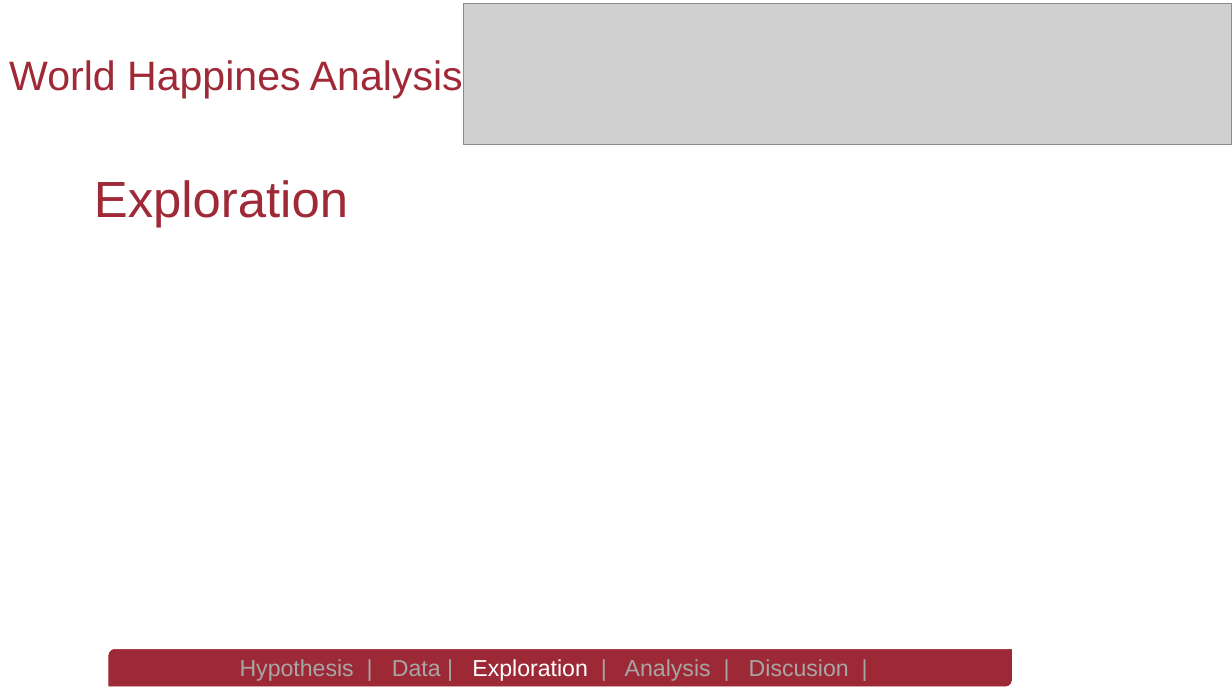
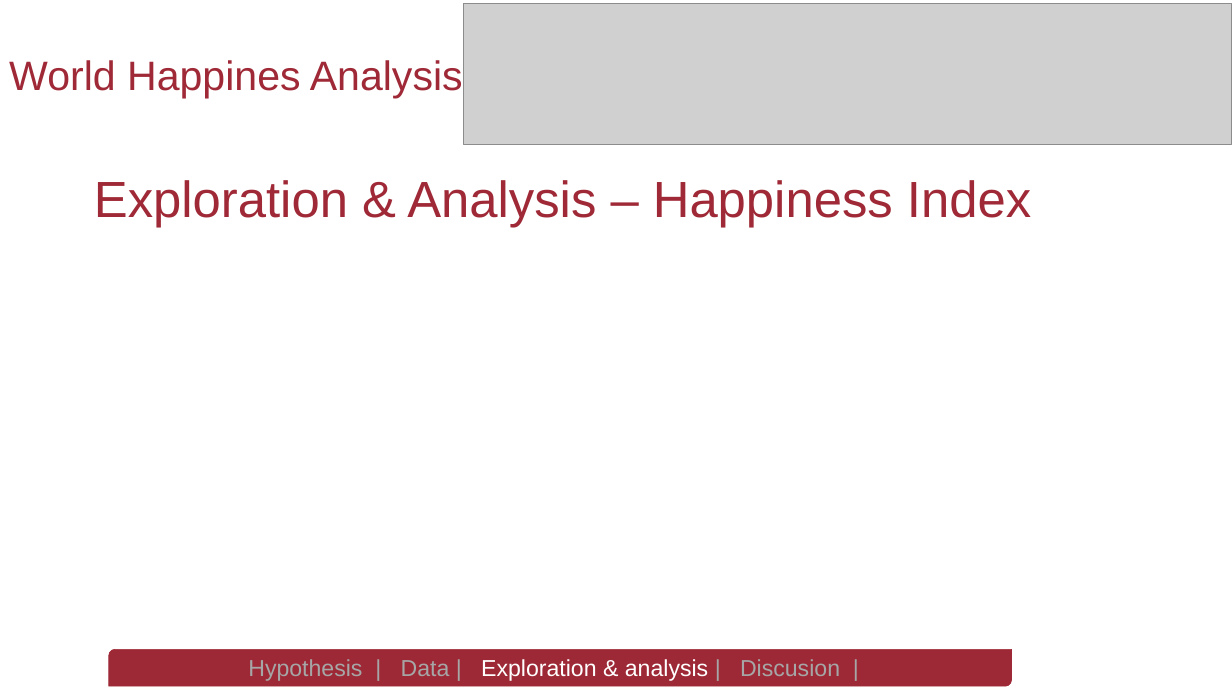
Before and after one commit to spastranas/GroupProject, a slide deck: slide 9 of World Happiness Analysis- Group 4 Final Presentation.pptx (slide 7 before the commit). Drawn at 1232x693 pixels with LibreOffice and Linux fonts; fonts in the diff are those of the drawing; grey boxes stand for pictures; background and template pictures are left out. Boxes give left, top, right and bottom in pixels: in the first picture for what was removed or moved away, otherwise in the second. Text is boxed around its words. In the diff, an @@ line names an element or a change of style, - is before the commit and + after.

```diff
--- a/World Happiness Analysis- Group 4 Final Presentation.pptx
+++ b/World Happiness Analysis- Group 4 Final Presentation.pptx
@@ title at (x1=94, y1=180, x2=1031, y2=227): text changed @@
-Exploration
+Exploration & Analysis – Happiness Index
@@ text in round diag rect at (x1=248, y1=659, x2=840, y2=681): text changed @@
-Hypothesis | Data | Exploration | Analysis | Discusion |
+Hypothesis | Data | Exploration & analysis | Discusion |
```
Also in this commit, not shown: 3 other slides changed, 6 slides added, 2 other files.
